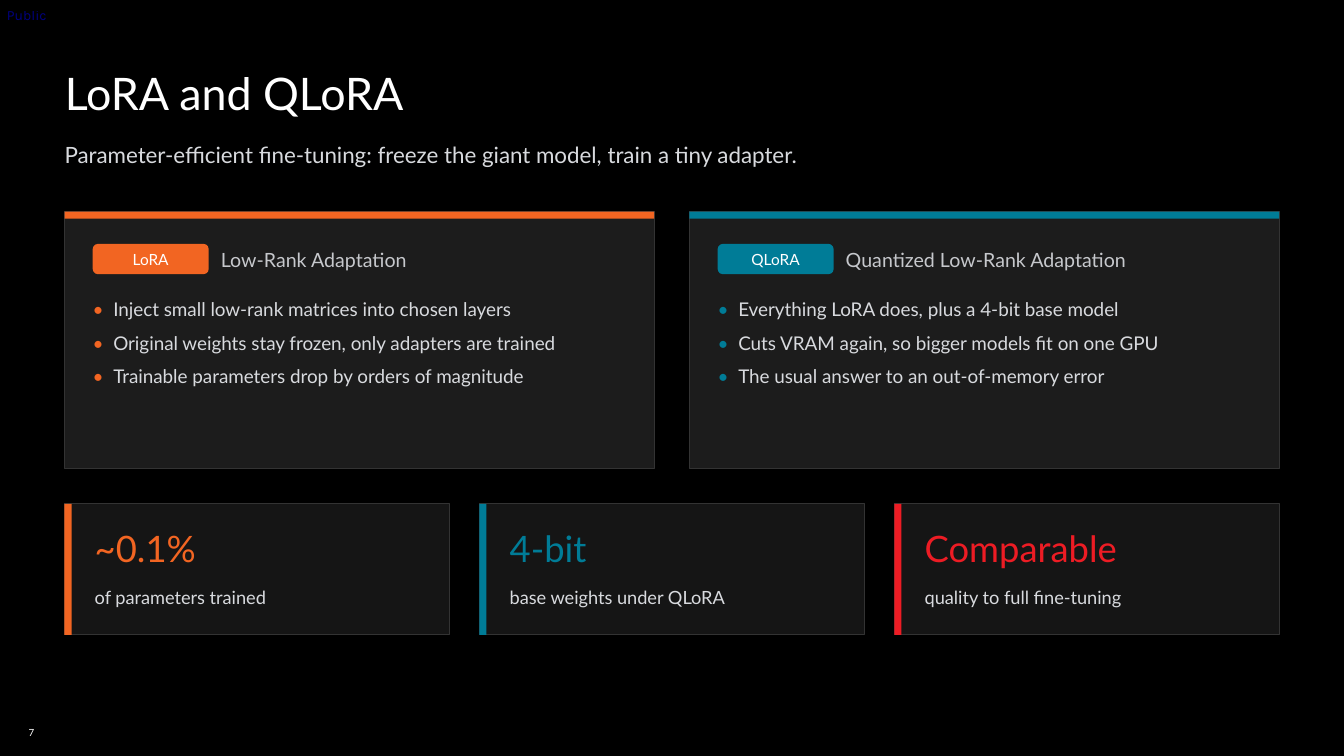
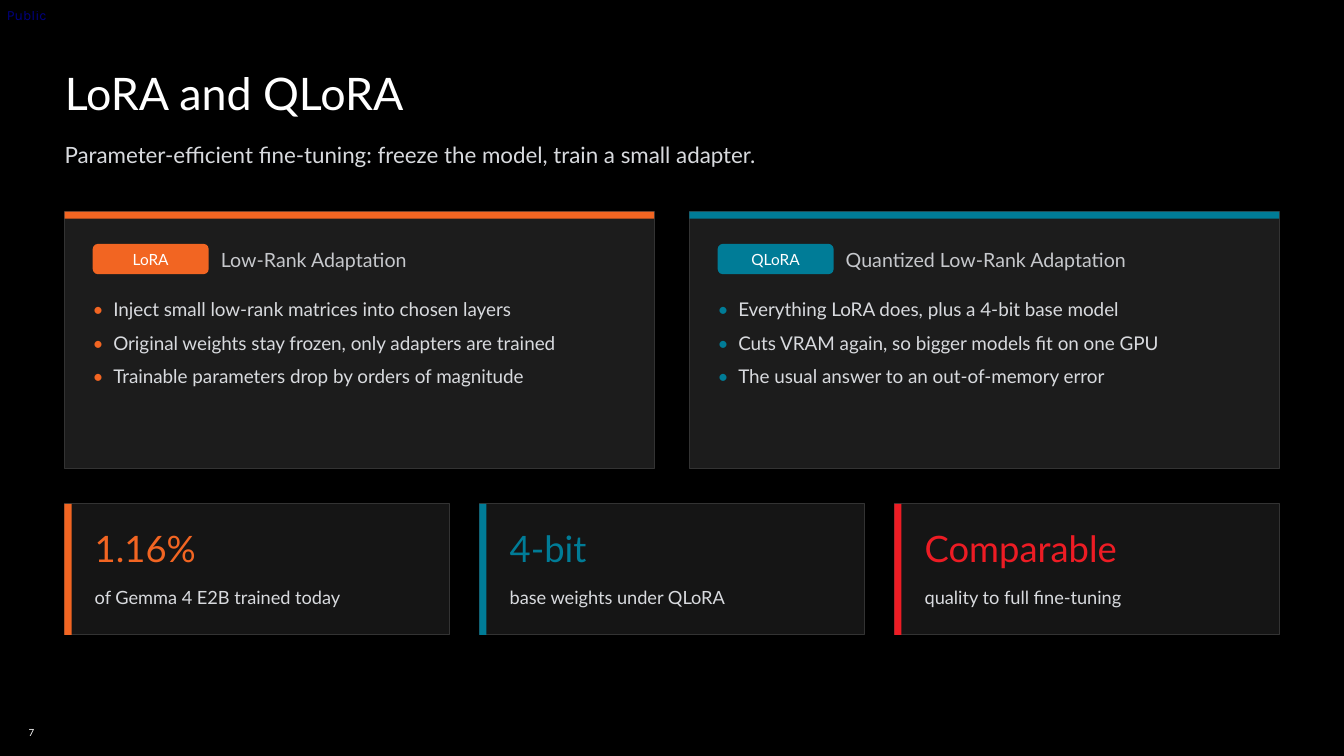
Before and after one commit to TwelveNights/Unsloth-RL-Workshop-on-Radeon, a slide deck: slide 7 of docs/AMD-Unsloth-GRPO-Fine-tuning1.pptx. Drawn at 1344x756 pixels with LibreOffice and Linux fonts; fonts in the diff are those of the drawing; background and template pictures are left out. Boxes give left, top, right and bottom in pixels: in the first picture for what was removed or moved away, otherwise in the second. Text is boxed around its words. In the diff, an @@ line names an element or a change of style, - is before the commit and + after.

```diff
--- a/docs/AMD-Unsloth-GRPO-Fine-tuning1.pptx
+++ b/docs/AMD-Unsloth-GRPO-Fine-tuning1.pptx
@@ text at (x1=65, y1=146, x2=755, y2=167): text changed @@
-Parameter-efficient fine-tuning: freeze the giant model, train a tiny adapter.
+Parameter-efficient fine-tuning: freeze the model, train a small adapter.
@@ text at (x1=95, y1=535, x2=196, y2=563): text changed @@
-~0.1%
+1.16%
@@ text at (x1=95, y1=590, x2=340, y2=607): text changed @@
-of parameters trained
+of Gemma 4 E2B trained today
```
Also in this commit, not shown: 12 other slides changed, 2 other files.
